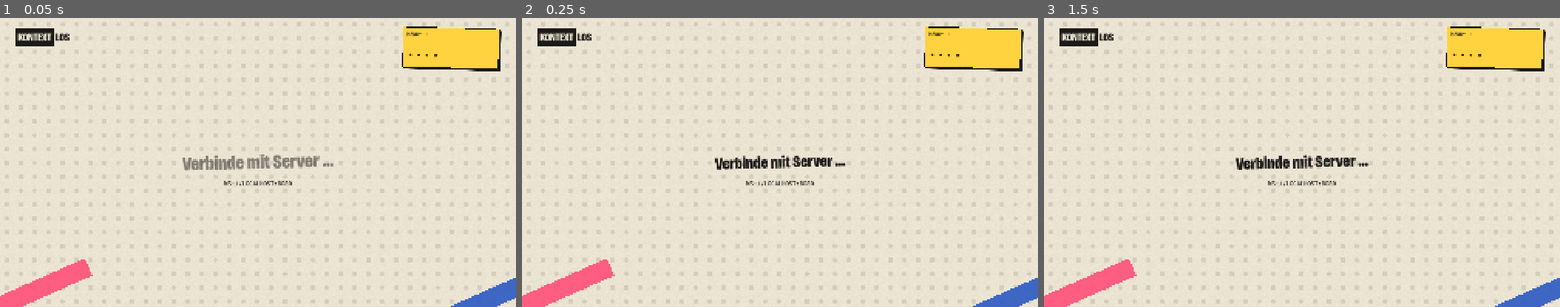
Above: before the commit, frames 1-3 (left to right).
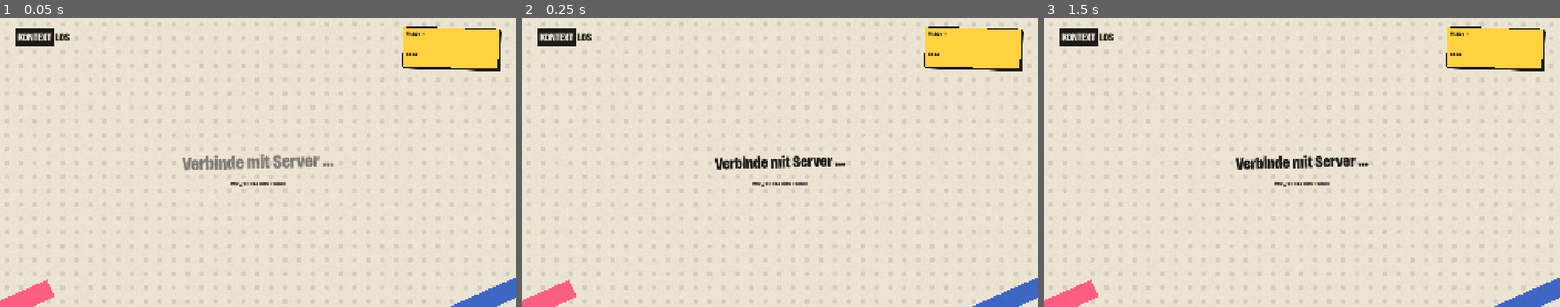
Above: after the commit, the same moments.

Repository: F-Magischer/Kontextlos
Game: Godot game, scene res://main.tscn
Two runs of this game, one before a commit and one after it. Both use one fixed random seed, a clock stepped at 60 frames per second and the inputs below.
Inputs:
- Up to frame 1 (0.05 s): no input
- Up to frame 2 (0.25 s): no input
- Up to frame 3 (1.5 s): tap Enter at 1.25 s

The runs differ from the first frame. In frame 1, 1.0% of the frame differs, in the area x 0-85%, y 4-100%; in frame 2, 1.0%; in frame 3, 1.0%.

Commit message:
Polish: page scales to fill big screens, demo post on start page, labels in Bricolage instead of mono, smoother entrance without font flash, tidier big-screen lobby
Co-Authored-By: Claude Opus 5.5 <noreply@anthropic.com>

Diff:
--- a/game/main.gd
+++ b/game/main.gd
@@ -36,7 +36,7 @@
 var f_black: FontVariation
 var f_bold: FontVariation
 var f_mid: FontVariation
-var f_mono: Font
+var f_mono: FontVariation
 var stage: Control
 var hud_code: Label
 var hud_url: Label
@@ -55,7 +55,8 @@
 	f_black = _font(800, 80)
 	f_bold = _font(700, 90)
 	f_mid = _font(500, 100)
-	f_mono = load("res://fonts/IBMPlexMono-Medium.ttf")
+	f_mono = _font(700, 78)  # small labels: the headline face, condensed and spaced
+	f_mono.spacing_glyph = 2
 	_build_frame()
 	ws.connect_to_url(server_url)
 	_render()
@@ -174,7 +175,7 @@
 
 
 func _mono(s: String, size := 22, col := INK) -> Label:
-	return _label(s.to_upper(), size, col, f_mono)
+	return _label(s.to_upper(), int(size * 1.1), col, f_mono)
 
 
 func _box(bg: Color, pad := 28, shadow := 10, border := 4) -> PanelContainer:
@@ -271,7 +272,7 @@
 
 	# riso "tape" strips peeking in from the corners of the 16:9 frame
 	var deco := _frame()
-	for t in [[PINK, Vector2(-160, 1110), -24.0], [BLUE, Vector2(1580, 1120), -24.0]]:
+	for t in [[PINK, Vector2(-300, 1190), -24.0], [BLUE, Vector2(1580, 1120), -24.0]]:
 		var tape := _rect(t[0], Vector2(520, 70))
 		tape.position = t[1]
 		tape.rotation_degrees = t[2]
@@ -292,7 +293,7 @@
 	hud.add_child(hud_round)
 
 	hud_url = _mono("", 22)
-	hud_code = _label("····", 52, INK, f_mono)
+	hud_code = _label("····", 56, INK, f_black)
 	var code_box := _box(YELLOW, 14, 6, 3)
 	code_box.add_child(_col([_mono("Handy → " , 18), hud_url, hud_code], 0))
 	code_box.rotation_degrees = 1.5
@@ -352,38 +353,38 @@
 		_label("Sag was", 150, INK, f_black),
 		_label("Harmloses.", 150, INK, f_black),
 	], -40)
-	_put(title, Vector2(560, 330), -2.0, 0, not seen.has("title"))
+	_put(title, Vector2(500, 280), -2.0, 0, not seen.has("title"))
 	var sub := _box(PINK, 20, 8)
 	sub.add_child(_label("Wir machen's schlimm.", 54, WHITE, f_black))
-	_put(sub, Vector2(520, 530), 2.5, 0.08, not seen.has("title"))
-	seen["title"] = true
-
-	var qr := _box(WHITE, 10, 8, 4)
+	_put(sub, Vector2(470, 490), 2.5, 0.08, not seen.has("title"))
+
+	# join card: QR on the left, link and copy button beside it
+	var qr := _box(WHITE, 8, 0, 3)
 	var tr := TextureRect.new()
 	tr.texture = qr_tex
-	tr.custom_minimum_size = Vector2(250, 250)
+	tr.custom_minimum_size = Vector2(210, 210)
 	tr.expand_mode = TextureRect.EXPAND_IGNORE_SIZE
 	tr.texture_filter = CanvasItem.TEXTURE_FILTER_NEAREST
 	qr.add_child(tr)
-	_put(qr, Vector2(250, 820), -1.5, 0, false)
+	var copy := _button("Kopiert!" if _now() < copied_until else "Link kopieren", _on_copy, INK, 26)
+	var join := _box(YELLOW, 22, 10)
+	join.add_child(_row([qr, _col([_mono("Mit dem Handy beitreten", 20),
+		_label(join_link.replace("http://", "").replace("https://", ""), 34, INK, f_black, 400),
+		_rect(Color.TRANSPARENT, Vector2(1, 4)), copy], 8)], 26))
+	_put(join, Vector2(490, 705), -1.0, 0.12, not seen.has("title"))
+	seen["title"] = true
 
 	var phone: bool = v.phoneMode
-	var copy := _button("Kopiert!" if _now() < copied_until else "Link kopieren", _on_copy)
-	var mode := _button("Modus: Alle am Handy" if phone else "Modus: Großer Bildschirm", _on_mode, YELLOW)
+	var mode := _button("Modus: Alle am Handy" if phone else "Modus: Großer Bildschirm", _on_mode, WHITE, 24)
 	var origin := _button("Original-Frage: %s" % ("an" if v.showOrigin else "aus"), _on_origin, WHITE, 24)
 	var rounds := _button("Runden: %d" % v.rounds, _on_rounds, WHITE, 24)
 	var same := _button("Vorlagen: %s" % ("gleich für alle" if v.sameFormat else "gemischt"), _on_same, WHITE, 24)
 	var side := _col([
-		_mono("Scannen oder öffnen", 20),
-		_label(join_link.replace("http://", "").replace("https://", ""), 30, INK, f_mono),
-		copy,
-		_rect(Color.TRANSPARENT, Vector2(1, 8)),
-		mode,
-		_row([rounds, origin], 12),
-		same,
-		_mono("Auflösung auch auf jedem Handy" if phone else "Auflösung nur hier auf dem Bildschirm", 16),
-	], 10)
-	_put(side, Vector2(700, 800), 0, 0, false)
+		_mono("Einstellungen · " + ("Auflösung auf jedem Handy" if phone else "Auflösung hier auf dem Bildschirm"), 18),
+		_row([mode, rounds], 14),
+		_row([origin, same], 14),
+	], 14)
+	_put(side, Vector2(490, 950), 0, 0, false)
 
 	var n := order.size()
 	var slots := clampi(n, 8, 20)
Not shown, changed: server/public/host/index.pck
